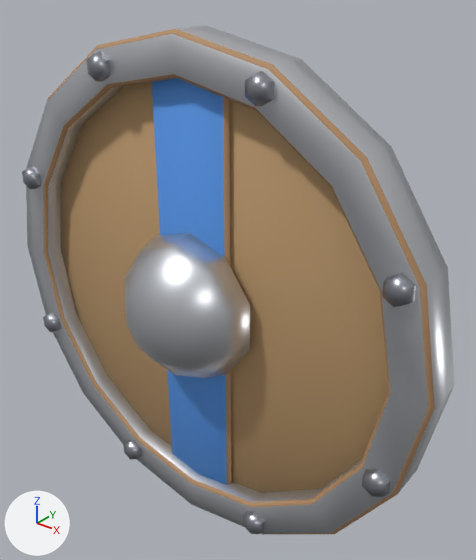
A saved change to the FBX model Prototype/SwarmGame/Assets/SwarmPrototype/Resources/SwarmModels/Shield_Iron_Round.fbx.
Rendered twice from a 50 mm lens placed at (1.603, -0.892, 2.374), pointed at (0.984, -0.118, 1.894). Arrows for +X, +Y and +Z are at lower left; the lights stay in place. The older version comes first. Vertices at exactly the same position are counted once.

In view in the first picture: 'Shield_Iron_Round'.
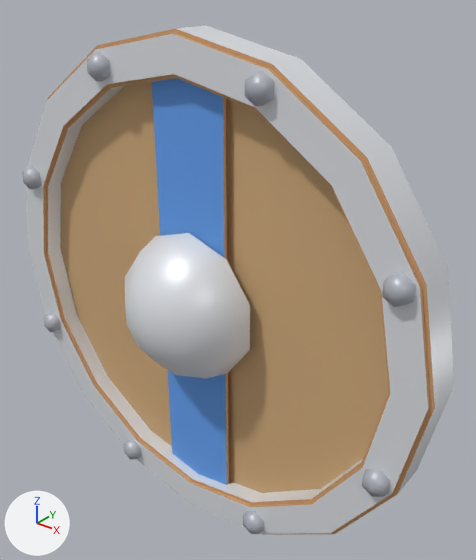
Changed parts and their boxes [x1, y1, x2, y2] in the pictures (476 x 560 px):
'Shield_Iron_Round', recoloured, surface changed, reshaped (lighter): [22, 25, 454, 534] in both
part 1 of me_shield_iron_round, cut back: [34, 29, 435, 534] in both

Diff of the bpy script that builds the scene:
```diff
--- a/Prototype/SwarmGame/Assets/SwarmPrototype/Resources/SwarmModels/Shield_Iron_Round.fbx.py
+++ b/Prototype/SwarmGame/Assets/SwarmPrototype/Resources/SwarmModels/Shield_Iron_Round.fbx.py
@@ mat_metal_iron @@
 mat_metal_iron = principled_material('Metal_Iron')
-mat_metal_iron.base_color = (0.68, 0.7, 0.74)  # light grey #d7dadf
-mat_metal_iron.metallic = 0.9
-mat_metal_iron.roughness = 0.35
+mat_metal_iron.base_color = (0.8, 0.82, 0.86)  # white #e7eaef
+mat_metal_iron.metallic = 0.15
+mat_metal_iron.roughness = 0.4
@@ mat_metal_dark @@
 mat_metal_dark = principled_material('Metal_Dark')
-mat_metal_dark.base_color = (0.33, 0.34, 0.38)  # grey #9b9ea6
-mat_metal_dark.metallic = 0.9
+mat_metal_dark.base_color = (0.46, 0.48, 0.53)  # light grey #b5b8c0
+mat_metal_dark.metallic = 0.15
 mat_metal_dark.roughness = 0.35
@@ mat_leather_brown @@
 mat_leather_brown = principled_material('Leather_Brown')
-mat_leather_brown.base_color = (0.45, 0.26, 0.13)  # brown #b38b65
+mat_leather_brown.base_color = (0.64, 0.36, 0.17)  # brown #d1a273
 mat_leather_brown.roughness = 0.7
@@ mat_wood_brown @@
 mat_wood_brown = principled_material('Wood_Brown')
-mat_wood_brown.base_color = (0.52, 0.33, 0.16)  # brown #bf9b6f
+mat_wood_brown.base_color = (0.64, 0.41, 0.2)  # brown #d1ac7c
 mat_wood_brown.roughness = 0.7
@@ me_shield_iron_round @@
 # used by ob_shield_iron_round; location = (0.0, 0.0, 0.0)
-me_shield_iron_round.from_pydata(...)  # 401 vertices, 389 faces; spans x 0.51..1.37, y -0.295..-0.055, z 1.43..2.29
+me_shield_iron_round.from_pydata(...)  # 531 vertices, 511 faces; spans x 0.51..1.37, y -0.295..-0.055, z 1.43..2.29
+# me_shield_iron_round part 1
+# 156 faces are deleted
+# 10 vertices are added at x 0.824..1.056, y -0.186, z 1.738..1.982
+# 60 new vertices lie (0.0, -0.006, 0.0) away from vertices in x 0.516..1.364, y -0.17..-0.055, z 1.436..2.284
+# 60 new vertices lie (0.0, 0.006, 0.0) away from vertices in x 0.516..1.364, y -0.205..-0.125, z 1.436..2.284
+# 276 new faces join them, mat_leather_brown (brown #d1a273)
+# 2 new faces join them, mat_team_blue (blue #65a2ef)
 me_shield_iron_round.materials.append(mat_metal_iron)
```
